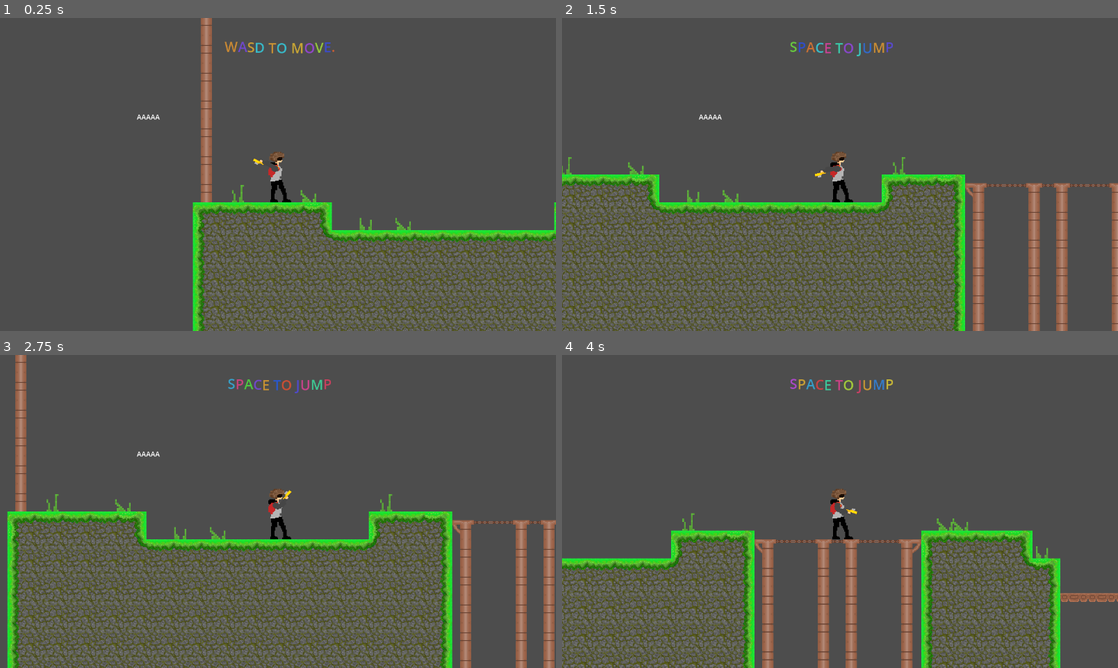
Above: before the commit, frames 1-4 (two rows, left to right).
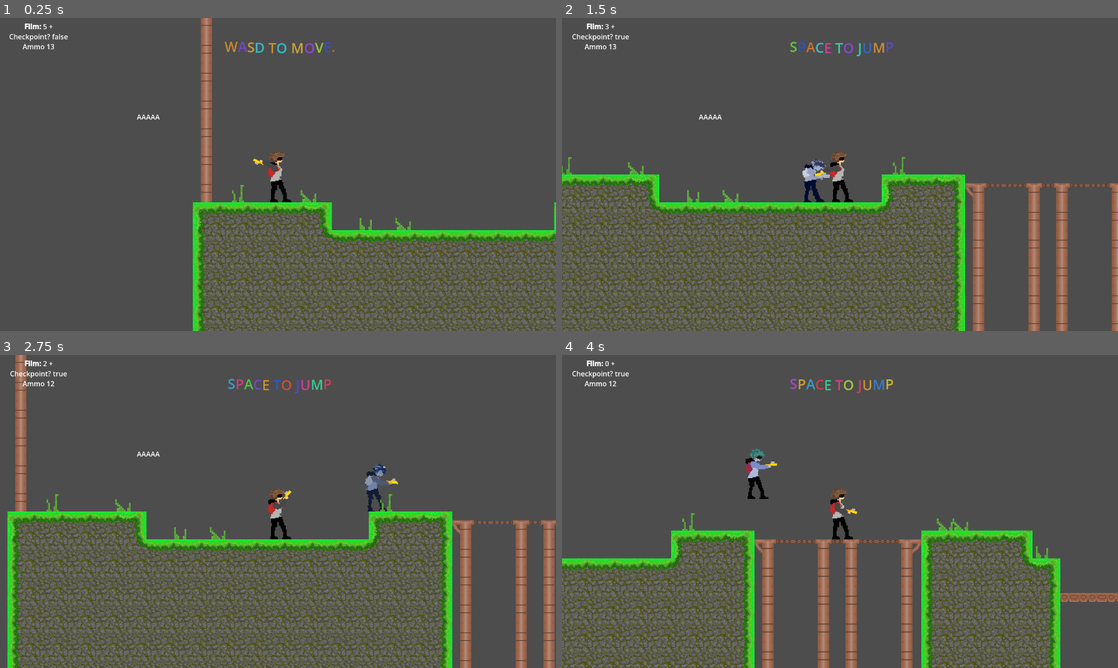
Above: after the commit, the same moments.

Repository: Kamedeco/HAVEN_JAW
Game: Godot game, scene res://scenes/world.tscn
Two runs of this game, one before a commit and one after it. Both use one fixed random seed, a clock stepped at 60 frames per second and the inputs below.
Inputs (mouse positions are in pixels of both pictures, inside the frame that each line leads up to):
- Up to frame 1 (0.25 s): no input
- Up to frame 2 (1.5 s): move the mouse to (962, 158) at 0.52 s; hold D (Right) from 0.53 s (still down); right-click (962, 158) at 0.6 s; tap Space (Jump) at 0.77 s; move the mouse to (728, 190) at 1.27 s; right-click (728, 190) at 1.35 s
- Up to frame 3 (2.75 s): tap Space (Jump) at 1.52 s; move the mouse to (333, 442) at 2.02 s; release D (Right) at 2.03 s; hold A (Left) from 2.03 s (still down); click (333, 442) at 2.1 s; right-click (333, 442) at 2.3 s
- Up to frame 4 (4 s): move the mouse to (812, 574) at 2.77 s; release A (Left) at 2.78 s; hold D (Right) from 2.78 s (still down); right-click (812, 574) at 2.85 s; tap Space (Jump) at 3.02, 3.77 s; move the mouse to (1006, 558) at 3.52 s; right-click (1006, 558) at 3.6 s

The runs differ from the first frame. In frame 1, 0.2% of the frame differs, in the area x 1-13%, y 1-10%; in frame 2, 0.5%; in frame 3, 0.5%; in frame 4, 0.6%, in the area x 1-39%, y 1-46%.

Commit message:
stuff

Diff:
--- a/Scripts/player.gd
+++ b/Scripts/player.gd
@@ -1,5 +1,8 @@
 extends CharacterBody2D
 @onready var arm_2: AnimatedSprite2D = $Arm2
+@onready var snapshot: AnimatedSprite2D = $Snapshot
+
+
 var my_direction = 1
 const SPEED = 300.0
 const JUMP_VELOCITY = -400.0
@@ -72,6 +75,7 @@
 	if Input.is_action_just_pressed("shoot"):
 		if reload_time > 1:
 			shoot()
+
 			Global.player_ammo -= 1
 			var vect = get_global_mouse_position() - position
 			vect = vect.normalized()*200
--- /dev/null
+++ b/scenes/Snapshot.tscn
@@ -0,0 +1,84 @@
+[gd_scene format=3 uid="uid://ewidjqys6iya"]
+
+[ext_resource type="Texture2D" uid="uid://bpjsy6a4u4tyj" path="res://assets/player-snapshot-anim/pixil-frame-0.png" id="1_kri3a"]
+[ext_resource type="Texture2D" uid="uid://bq2uwbd0ho2ea" path="res://assets/player-snapshot-anim/pixil-frame-1.png" id="2_jg64j"]
+[ext_resource type="Texture2D" uid="uid://cnta16ialkddy" path="res://assets/player-snapshot-anim/pixil-frame-2.png" id="3_yfkbk"]
+[ext_resource type="Texture2D" uid="uid://dfqm0jqsik4bb" path="res://assets/player-snapshot-anim/pixil-frame-3.png" id="4_2ilxw"]
+[ext_resource type="Texture2D" uid="uid://iuujb0xvlsg" path="res://assets/player-snapshot-anim/pixil-frame-4.png" id="5_3c350"]
+[ext_resource type="Texture2D" uid="uid://dvj78hbqw2b4o" path="res://Tile sets/TIRED.png" id="6_jg64j"]
+
+[sub_resource type="AtlasTexture" id="AtlasTexture_h58ql"]
+atlas = ExtResource("5_3c350")
+region = Rect2(0, 0, 64, 64)
+
+[sub_resource type="AtlasTexture" id="AtlasTexture_hoiwq"]
+atlas = ExtResource("4_2ilxw")
+region = Rect2(0, 0, 64, 64)
+
+[sub_resource type="AtlasTexture" id="AtlasTexture_y6rq5"]
+atlas = ExtResource("3_yfkbk")
+region = Rect2(0, 0, 64, 64)
+
+[sub_resource type="AtlasTexture" id="AtlasTexture_kvu8q"]
+atlas = ExtResource("2_jg64j")
+region = Rect2(0, 0, 64, 64)
+
+[sub_resource type="AtlasTexture" id="AtlasTexture_su63q"]
+atlas = ExtResource("1_kri3a")
+region = Rect2(0, 0, 64, 64)
+
+[sub_resource type="SpriteFrames" id="SpriteFrames_djfxq"]
+animations = [{
+"frames": [{
+"duration": 1.0,
+"texture": SubResource("AtlasTexture_h58ql")
+}, {
+"duration": 1.0,
+"texture": SubResource("AtlasTexture_hoiwq")
+}, {
+"duration": 1.0,
+"texture": SubResource("AtlasTexture_y6rq5")
+}, {
+"duration": 1.0,
+"texture": SubResource("AtlasTexture_kvu8q")
+}, {
+"duration": 1.0,
+"texture": SubResource("AtlasTexture_su63q")
+}],
+"loop": 0,
+"name": &"Appear",
+"speed": 5.0
+}, {
+"frames": [{
+"duration": 1.0,
+"texture": SubResource("AtlasTexture_su63q")
+}, {
+"duration": 1.0,
+"texture": SubResource("AtlasTexture_kvu8q")
+}, {
+"duration": 1.0,
+"texture": SubResource("AtlasTexture_y6rq5")
+}, {
+"duration": 1.0,
+"texture": SubResource("AtlasTexture_hoiwq")
+}, {
+"duration": 1.0,
+"texture": SubResource("AtlasTexture_h58ql")
+}],
+"loop": 0,
+"name": &"Rep",
+"speed": 5.0
+}, {
+"frames": [{
+"duration": 1.0,
+"texture": ExtResource("6_jg64j")
+}],
+"loop": 1,
+"name": &"no",
+"speed": 5.0
+}]
+
+[node name="Snapshot" type="AnimatedSprite2D" unique_id=205132606]
+sprite_frames = SubResource("SpriteFrames_djfxq")
+animation = &"no"
+autoplay = "no"
--- a/scenes/world.gd
+++ b/scenes/world.gd
@@ -1,10 +1,11 @@
 extends Node2D
-@onready var rich_text_label: RichTextLabel = $Ui/RichTextLabel
+@onready var rtl: RichTextLabel = $Ui/RichTextLabel
 @onready var tutorial: RichTextLabel = $Ui/Tutorial
 @onready var dialogue: RichTextLabel = $Ui/Dialogue
 @onready var animation_player: AnimationPlayer = $Ui/Dialogue/AnimationPlayer
 @onready var timer: Timer = $Timer
 @onready var _1a: TileMapLayer = $"1A"
+@onready var snapshot: AnimatedSprite2D = $Snapshot
 
 
 # Called when the node enters the scene tree for the first time.
@@ -17,6 +18,7 @@
 		for child in $Bushes.get_children():
 			if "visible" in child:
 				child.hide()
+	snapshot.play("No")
 
 
 # Called every frame. 'delta' is the elapsed time since the previous frame.
@@ -46,9 +48,16 @@
 		timer.start()
 
 
+	if Input.is_action_just_pressed("photo"):
+		snapshot.show()
+		snapshot.position = Global.player_pos
+		snapshot.play("Rep")
+	if Global.checkpointed == false:
+		snapshot.play("no")
+		print(Global.checkpointed)
 	else:
 		pass
-		#rtl.text = "[center][b]Film: [/b]" + str(Global.player_film) + "[/center] + Checkpoint? " + str(Global.checkpointed) + " Ammo " + str(Global.player_ammo)
+	rtl.text = "[center][b]Film: [/b]" + str(Global.player_film) + "[/center] + Checkpoint? " + str(Global.checkpointed) + " Ammo " + str(Global.player_ammo)
 		#tutorial.text = "[font_size=32] [wave][rainbow] [center] Right click to take a photo.
 #If you die your photo location will be your respawn point.
 	##	dialogue.text = "[font_size=32][center]I need to deliver this pizza. "
--- a/scenes/world.tscn
+++ b/scenes/world.tscn
@@ -4,6 +4,7 @@
 [ext_resource type="Script" uid="uid://dbmf3xib7fjbk" path="res://scenes/world.gd" id="1_qfnet"]
 [ext_resource type="PackedScene" uid="uid://bpq8hsp2jr8b5" path="res://scenes/canister.tscn" id="2_i7141"]
 [ext_resource type="PackedScene" uid="uid://27g4lyefjkcm" path="res://scenes/Film.tscn" id="3_4wyf3"]
+[ext_resource type="PackedScene" uid="uid://ewidjqys6iya" path="res://scenes/Snapshot.tscn" id="4_7r4gi"]
 [ext_resource type="Texture2D" uid="uid://r7ss8n8lmcmj" path="res://Tile sets/grass_tile_set.png" id="4_k0juu"]
 [ext_resource type="PackedScene" uid="uid://cn5j3rgk41guo" path="res://scenes/killzone.tscn" id="5_71j4m"]
 [ext_resource type="Texture2D" uid="uid://ctyvloipkcm1s" path="res://Tile sets/wood_tile_set.png" id="7_4mrxx"]
@@ -3228,5 +3229,8 @@
 position = Vector2(1681, -75)
 animation = &"4"
 
+[node name="Snapshot" parent="." unique_id=205132606 instance=ExtResource("4_7r4gi")]
+position = Vector2(-71, 457)
+
 [connection signal="animation_finished" from="Ui/Dialogue/AnimationPlayer" to="." method="_on_animation_player_animation_finished"]
 [connection signal="timeout" from="Timer" to="." method="_on_timer_timeout"]
Binary file added: Tile sets/TIRED.png
Not shown, added: Tile sets/TIRED.png.import
Not shown, added: scenes/player.tscn33761300164.tmp
Not shown, added: scenes/world.tscn34718355477.tmp
